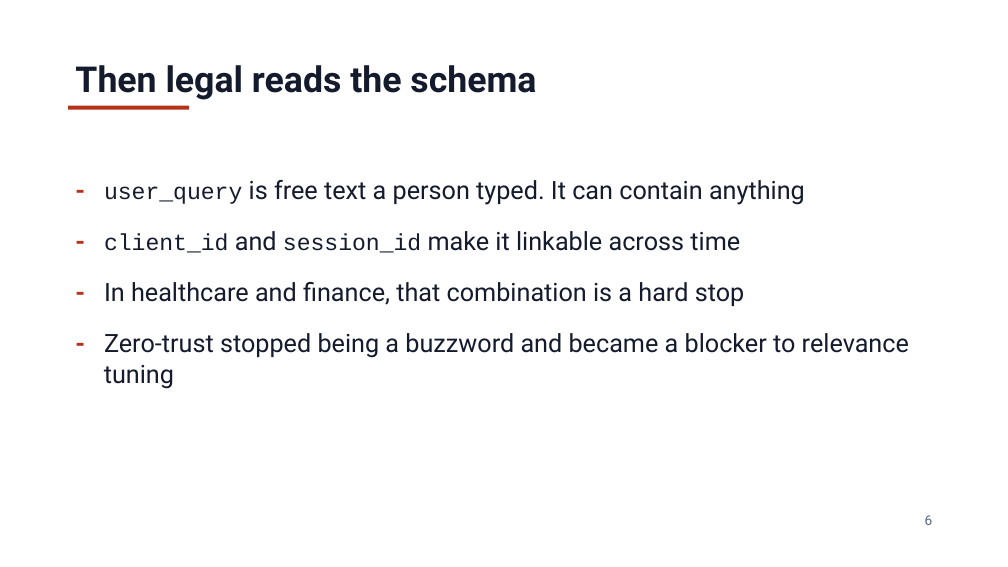
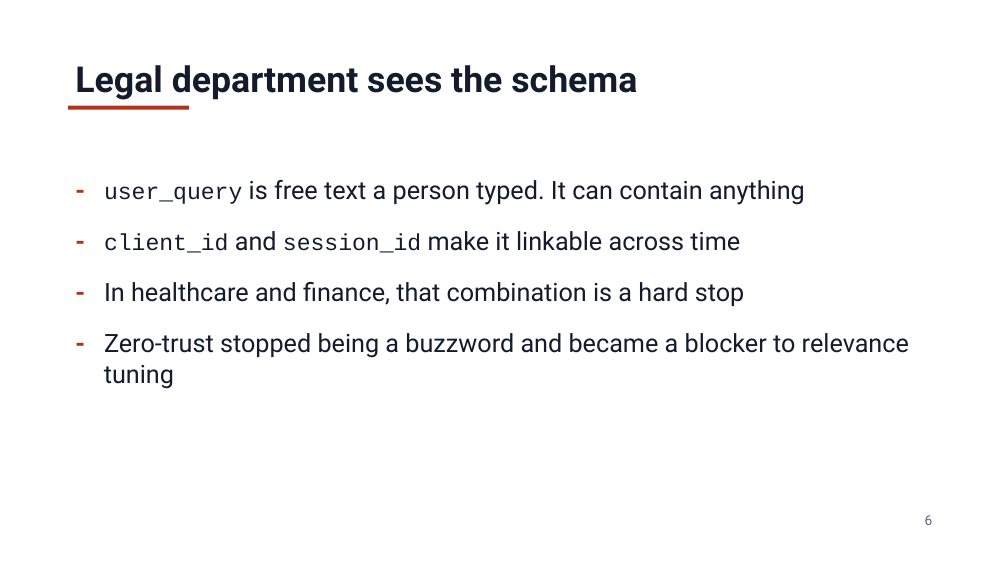
Before and after one commit to jzonthemtn/ldp-for-search, a slide deck: slide 6 of ldp_for_search_slides.pptx. Drawn at 1008x567 pixels with LibreOffice and Linux fonts; fonts in the diff are those of the drawing. Boxes give left, top, right and bottom in pixels: in the first picture for what was removed or moved away, otherwise in the second. Text is boxed around its words. In the diff, an @@ line names an element or a change of style, - is before the commit and + after.

```diff
--- a/ldp_for_search_slides.pptx
+++ b/ldp_for_search_slides.pptx
@@ text at box(75, 65, 637, 100): text changed @@
-Then legal reads the schema
+Legal department sees the schema
```
Also in this commit, not shown: 14 other slides changed, 9 other files.
